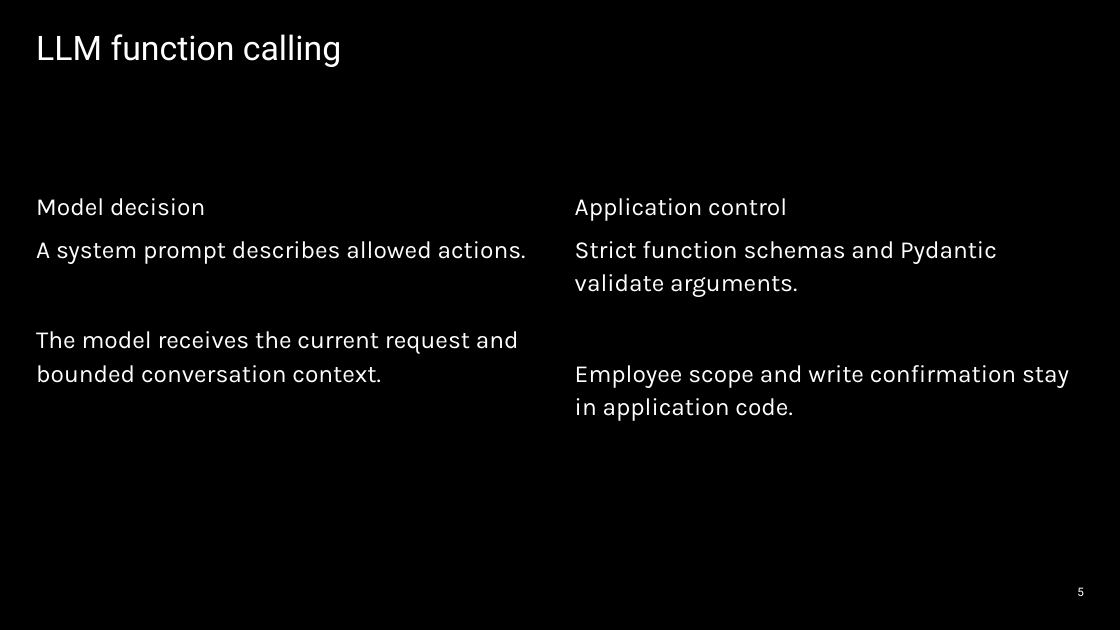
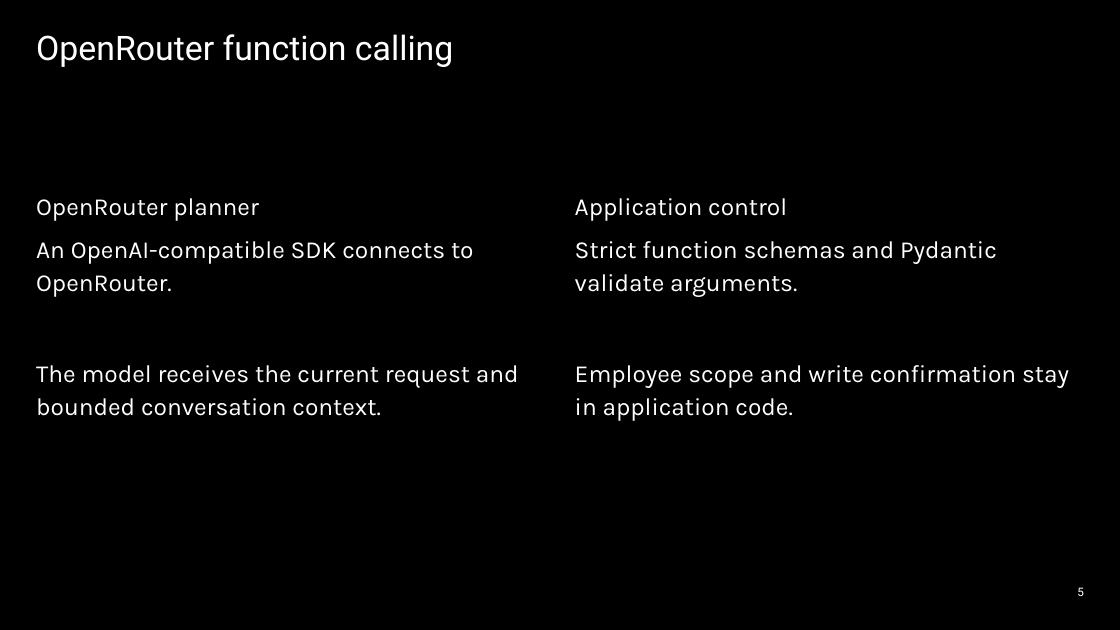
Before and after one commit to rasingod/ai-operations-assistant, a slide deck: slide 5 of AI_Operations_Assistant.pptx. Drawn at 1120x630 pixels with LibreOffice and Linux fonts; fonts in the diff are those of the drawing. Boxes give left, top, right and bottom in pixels: in the first picture for what was removed or moved away, otherwise in the second. Text is boxed around its words. In the diff, an @@ line names an element or a change of style, - is before the commit and + after.

Commit message:
Update OpenRouter setup, UI and final submission presentation

```diff
--- a/AI_Operations_Assistant.pptx
+++ b/AI_Operations_Assistant.pptx
@@ title at bbox=[36, 34, 453, 67]: text changed @@
-LLM function calling
+OpenRouter function calling
@@ text at bbox=[36, 198, 474, 297]: text changed @@
-Model decision
-A system prompt describes allowed actions.
+OpenRouter planner
+An OpenAI-compatible SDK connects to OpenRouter.
```
Also in this commit, not shown: 2 other slides changed, 4 other files.
